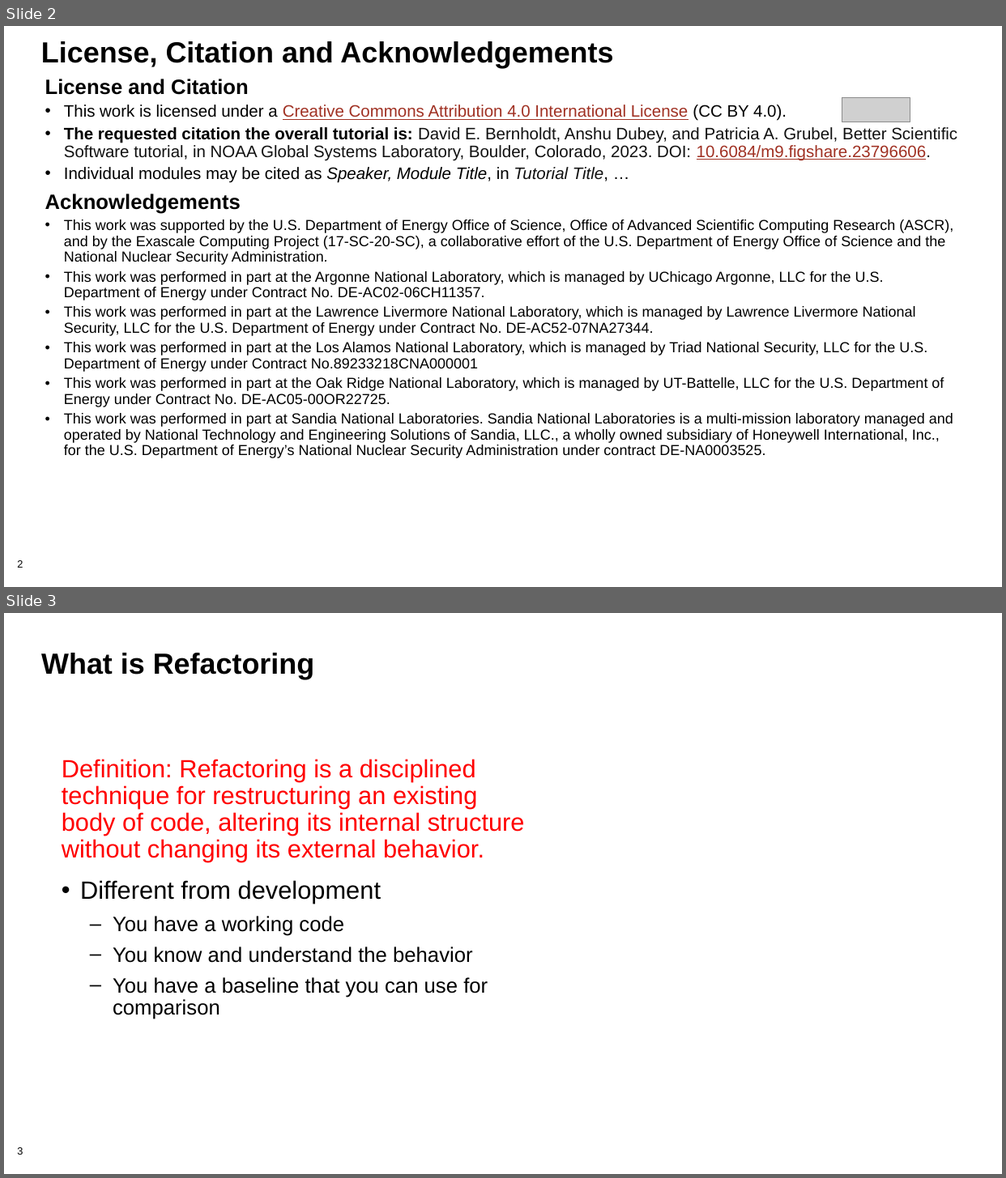
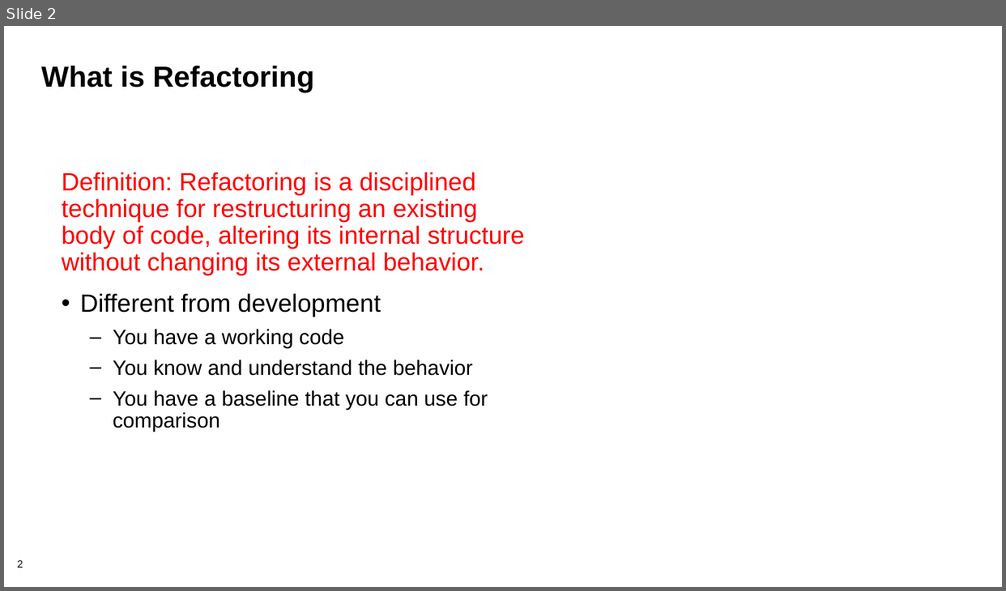
Before and after one commit to bssw-tutorial/presentations, a slide deck: refactoring.pptx. Shown one above the other, each under a label of ours: slides 2 and 3 before the commit, slide 2 after it. The pictures are 1006x1178 and 1006x591 pixels, drawn with LibreOffice and Linux fonts; fonts in the diff are those of the drawing; grey boxes stand for pictures; background and template pictures are left out. Boxes give left, top, right and bottom in pixels: in the first picture for what was removed or moved away, otherwise in the second. Text is boxed around its words. In the diff, an @@ line names an element or a change of style, - is before the commit and + after.

Commit message:
Updates from Anshu
She is experiencing an inexplicable conflict in her copy of the repo

```diff
--- a/refactoring.pptx
+++ b/refactoring.pptx
@@ slide 2 removed at (x1=4, y1=26, x2=1002, y2=587), background #FFFFFF; not listed: 1 template element that a slide beside it also shows @@
@@ title removed at (x1=41, y1=41, x2=613, y2=68) @@
-License, Citation and Acknowledgements
@@ text removed at (x1=45, y1=79, x2=957, y2=459) @@
-License and Citation
-• This work is licensed under a Creative Commons Attribution 4.0 International License (CC BY 4.0).
-• The requested citation the overall tutorial is: David E. Bernholdt, Anshu Dubey, and Patricia A. Grubel, Better Scientific Software tutorial, in NOAA Global Systems Laboratory, Boulder, Colorado, 2023. DOI: 10.6084/m9.figshare.23796606.
-• Individual modules may be cited as Speaker, Module Title, in Tutorial Title, …
-Acknowledgements
-• This work was supported by the U.S. Department of Energy Office of Science, Office of Advanced Scientific Computing Research (ASCR), and by the Exascale Computing Project (17-SC-20-SC), a collaborative effort of the U.S. Department of Energy Office of Science and the National Nuclear Security Administration.
-• This work was performed in part at the Argonne National Laboratory, which is managed by UChicago Argonne, LLC for the U.S. Department of Energy under Contract No. DE-AC02-06CH11357.
-• This work was performed in part at the Lawrence Livermore National Laboratory, which is managed by Lawrence Livermore National Security, LLC for the U.S. Department of Energy under Contract No. DE-AC52-07NA27344.
-• This work was performed in part at the Los Alamos National Laboratory, which is managed by Triad National Security, LLC for the U.S. Department of Energy under Contract No.89233218CNA000001
-• This work was performed in part at the Oak Ridge National Laboratory, which is managed by UT-Battelle, LLC for the U.S. Department of Energy under Contract No. DE-AC05-00OR22725.
-• This work was performed in part at Sandia National Laboratories. Sandia National Laboratories is a multi-mission laboratory managed and operated by National Technology and Engineering Solutions of Sandia, LLC., a wholly owned subsidiary of Honeywell International, Inc., for the U.S. Department of Energy’s National Nuclear Security Administration under contract DE-NA0003525.
@@ picture removed at (x1=842, y1=98, x2=910, y2=122) @@
@@ what was slide 3 is now slide 2 @@
@@ page number at (x1=17, y1=561, x2=23, y2=568): text changed @@
-3
+2
```
Also in this commit, not shown: 11 slides changed, 1 other file.
